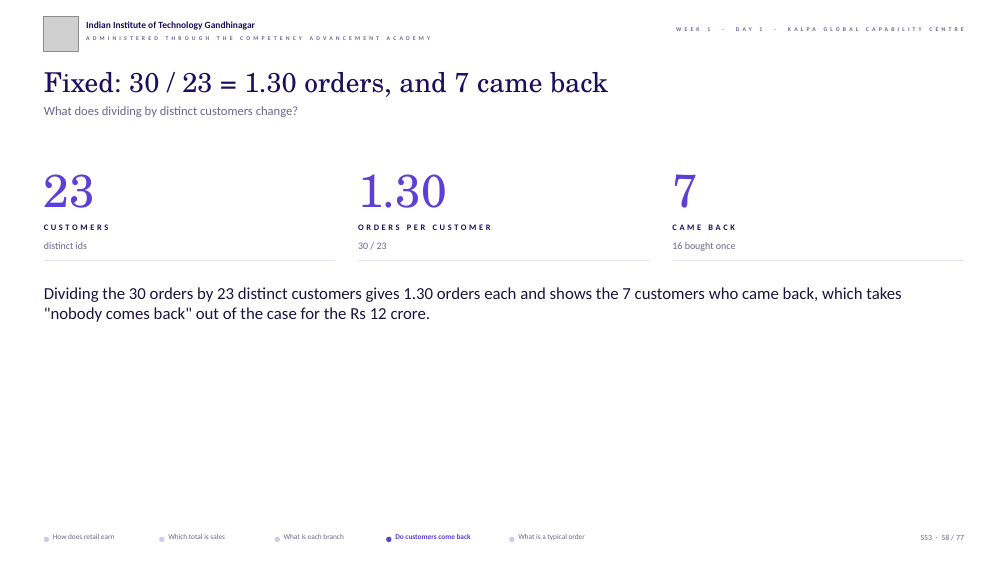
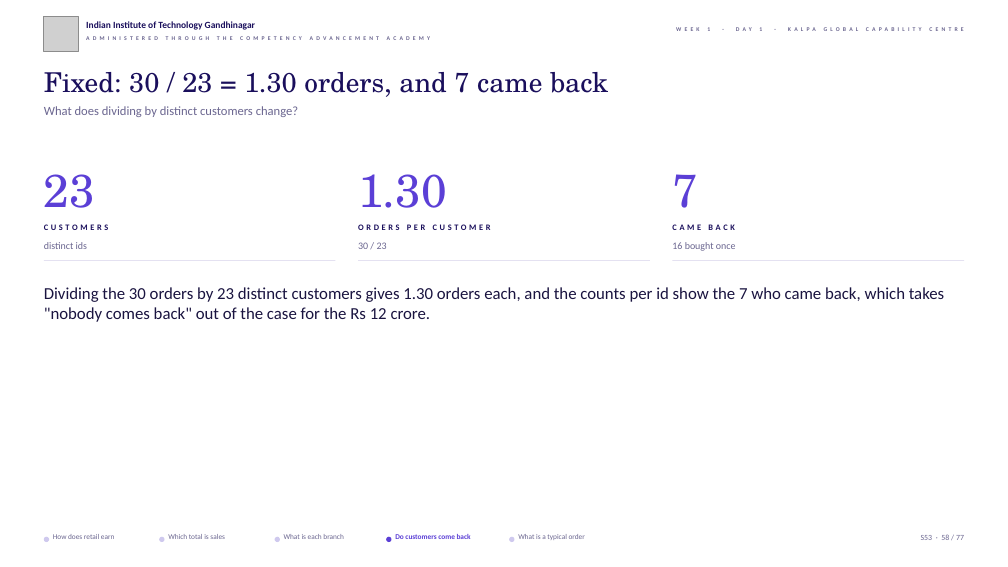
Before and after one commit to fde-academy-lab/c2-content-factory, a slide deck: slide 58 of content/W01/D1/slides/C2_W01_D01_half1_STUDENT.pptx. Drawn at 1008x567 pixels with LibreOffice and Linux fonts; fonts in the diff are those of the drawing; grey boxes stand for pictures; background and template pictures are left out. Boxes give left, top, right and bottom in pixels: in the first picture for what was removed or moved away, otherwise in the second. Text is boxed around its words. In the diff, an @@ line names an element or a change of style, - is before the commit and + after.

```diff
--- a/content/W01/D1/slides/C2_W01_D01_half1_STUDENT.pptx
+++ b/content/W01/D1/slides/C2_W01_D01_half1_STUDENT.pptx
@@ text at <box>44,287,944,322</box>: text changed @@
-Dividing the 30 orders by 23 distinct customers gives 1.30 orders each and shows the 7 customers who came back, which takes "nobody comes back" out of the case for the Rs 12 crore.
+Dividing the 30 orders by 23 distinct customers gives 1.30 orders each, and the counts per id show the 7 who came back, which takes "nobody comes back" out of the case for the Rs 12 crore.
```
Also in this commit, not shown: 1 other slide changed, 17 other files.
